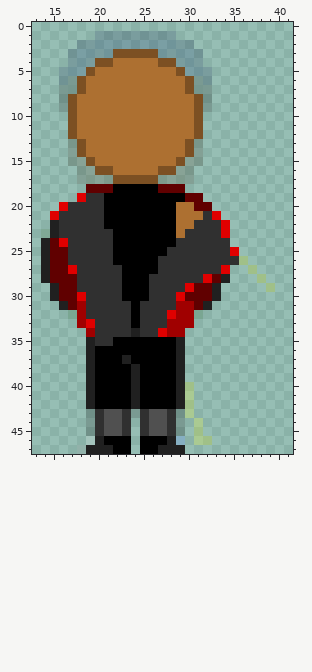
Two versions of one pixel-art file, assets/characters/rhyme.aseprite. That is the earlier state.
48x48 pixels, 1 frame. Shown: x 13..41, y 0..47.
After:
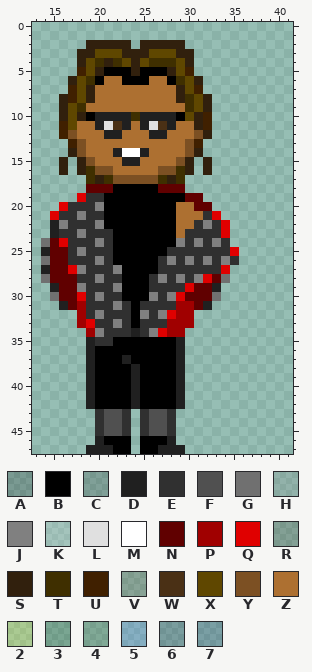
Palette (. is transparent): A #00000030  B #000000  C #20202030  D #202020  E #303030  F #505050  G #707070  H #80808030  J #808080  K #e0e0e030  L #e0e0e0  M #ffffff  N #600000  P #a00000  Q #e00000  R #31200d30  S #31200d  T #3f2f00  U #402000  V #4a301530  W #4a3015  X #5f4700  Y #7c5023  Z #ad7031  2 #ffff0030  3 #003f0030  4 #234f1730  5 #4070ff30  6 #000f3f30  7 #00175f30
Changes in this commit:
layer "Layer 4" now hidden
layer "Layer 7 Copy" now shown
layer "Layer 10" added
layer "Layer 11" added
layer "Layer 12" added
Changed rows in their new state; - is an unchanged pixel.
first column x 14:
 1 ------.........-----------
 2 ----.SSSSS.SSSSS.---------
 3 ---.SSXXXSSSXXXSS.--------
 4 ---.SXTSTXSXTTTXS.--------
 5 --..UXSBBBSBBBSXU..-------
 6 --.SXTB--BBB--BTXS.-------
 7 --.UXS---------SXU.-------
 8 --SUXS---------STXS-------
 9 --SXT-----------TXS-------
10 --SXSBDDDDTDDDDBXSU-------
11 --UX--DLWD-DLWD--SU-------
12 --U----DD---DD----S-------
13 ---U-------------U--------
14 ---S----DMMD-----S--------
15 --S.S----DD-----S.S-------
16 --S-ST---------TS-S-------
17 ----.TST-----TST.---------
20 ------J-------------------
21 ----J---------------------
22 --J---J-----------J-------
23 .---J---------------------
24 G-----J--------J-J-J------
25 ----J---------------------
26 G-----J-------J-J-J-J-.---
27 ----J---J--------------.--
28 G-----J------J-J-J--G---.-
29 ----J---J----------------.
30 -G----J-----J-J----G------
31 --------J-----------------
32 ---.--J----J-J---.--------
33 --------J-----------------
34 ------J-----J-------------
first column x 18:
40 ------------.--
41 ------------.--
42 ------------.--
43 -.----.----..--
44 -.---------.-.-
45 -.---------.-.-
46 -.---------.-..
47 .--------------
